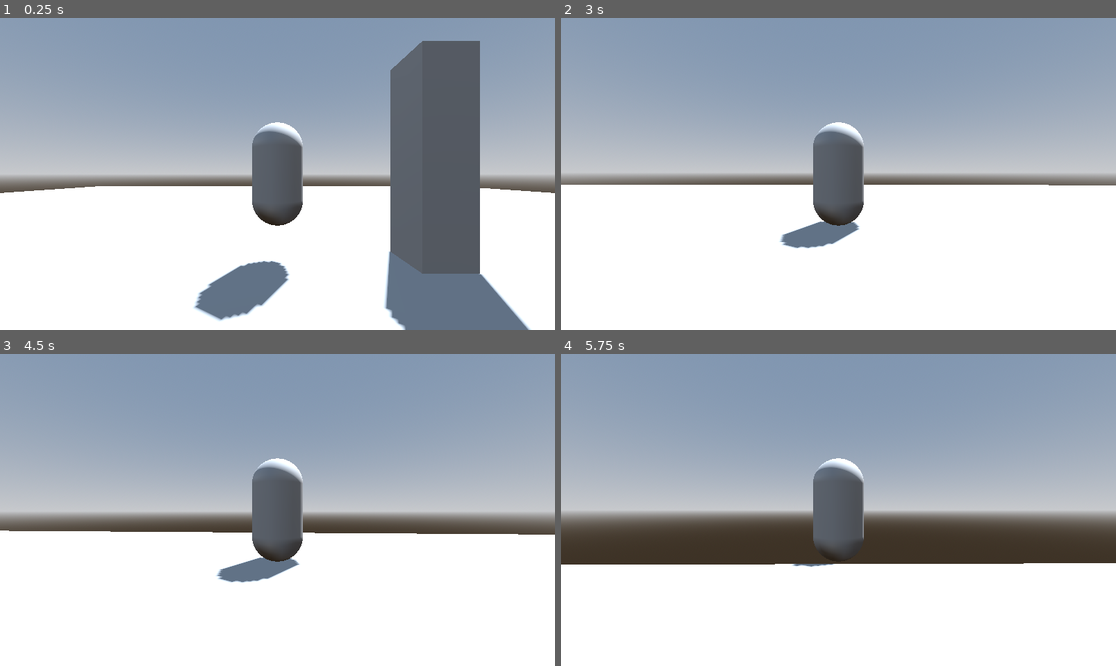
Above: before the commit, frames 1-4 (two rows, left to right).
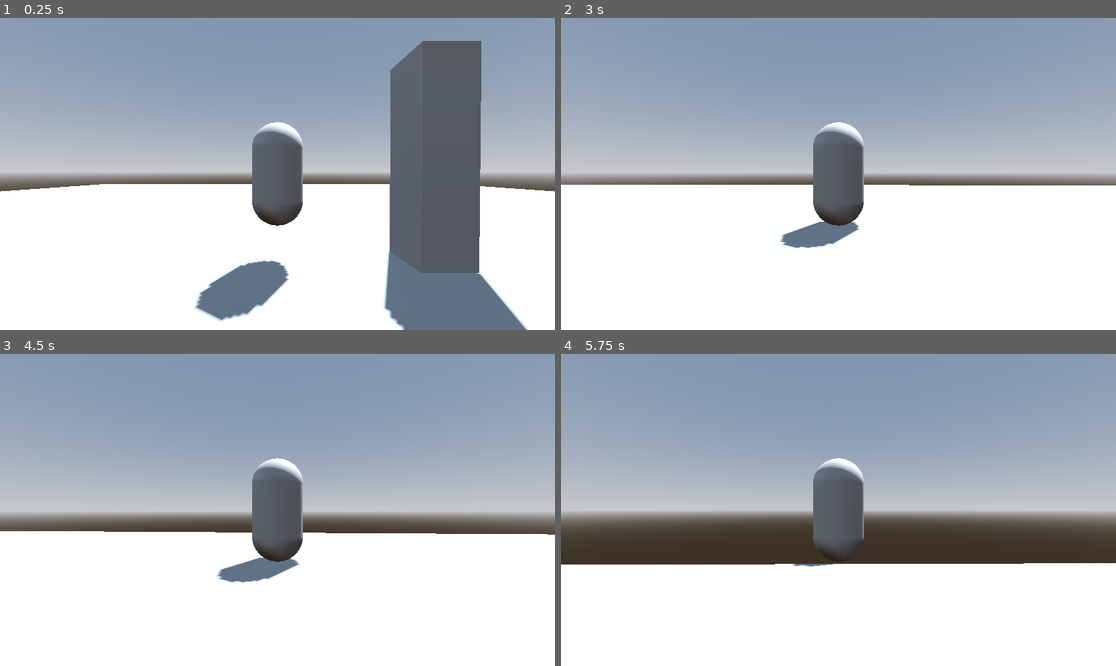
Above: after the commit, the same moments.

Repository: indrian16/learn-godot-3d-rpg-action
Game: Godot game, scene res://levels/level.tscn
Same seed, same stepped clock (60 frames per second), same inputs: the game is played once before the commit and once after it.
Inputs (mouse positions are in pixels of both pictures, inside the frame that each line leads up to):
- Up to frame 1 (0.25 s): no input
- Up to frame 2 (3 s): tap Enter (ui_accept) at 0.5, 0.77, 1.52 s; move the mouse to (866, 174) at 0.52 s; hold W (move_forward) from 0.53 s (still down); move the mouse to (810, 174) at 1.27 s; move the mouse to (849, 167) at 2.02 s; move the mouse to (832, 180) at 2.77 s
- Up to frame 3 (4.5 s): keep holding W (move_forward); tap Enter (ui_accept) at 3.02, 3.77 s; move the mouse to (316, 513) at 3.52 s; move the mouse to (233, 506) at 4.27 s
- Up to frame 4 (5.75 s): keep holding W (move_forward); tap Enter (ui_accept) at 4.52 s; move the mouse to (844, 510) at 5.02 s

The runs differ from the first frame. In frame 1, 1.7% of the frame differs, in the area x 0-100%, y 7-100%; in frame 2, less than 0.1%; in frame 3, less than 0.1%; in frame 4, less than 0.1%.

Commit message:
make smooth gesture camera

Diff:
--- a/player/player.gd
+++ b/player/player.gd
@@ -52,7 +52,8 @@
 	horizontal_pivot.rotate_y(_look.x)
 	vertical_pivot.rotate_x(_look.y)
 
-	vertical_pivot.rotation.x = clampf(vertical_pivot.rotation.x, deg_to_rad(min_boundary), deg_to_rad(max_boundary))
-
-	$SpringArm3D.global_transform = vertical_pivot.global_transform
+	vertical_pivot.rotation.x = clampf(
+		vertical_pivot.rotation.x,
+		deg_to_rad(min_boundary), deg_to_rad(max_boundary)
+		)
 	_look = Vector2.ZERO
--- a/player/player.tscn
+++ b/player/player.tscn
@@ -1,6 +1,7 @@
-[gd_scene load_steps=5 format=3 uid="uid://dupfsi0rcyijy"]
+[gd_scene load_steps=6 format=3 uid="uid://dupfsi0rcyijy"]
 
 [ext_resource type="Script" path="res://player/player.gd" id="1_4wf0e"]
+[ext_resource type="Script" path="res://player/smooth_camera_arm.gd" id="2_jonba"]
 
 [sub_resource type="CapsuleShape3D" id="CapsuleShape3D_7d1g4"]
 
@@ -18,16 +19,17 @@
 mesh = SubResource("CapsuleMesh_3sini")
 skeleton = NodePath("../CollisionShape3D")
 
-[node name="SpringArm3D" type="SpringArm3D" parent="."]
+[node name="SmoothCameraArm" type="SpringArm3D" parent="." node_paths=PackedStringArray("target")]
 transform = Transform3D(1, 0, 0, 0, 0.906308, 0.422618, 0, -0.422618, 0.906308, 0, 0, 0)
 shape = SubResource("SeparationRayShape3D_qalps")
 spring_length = 4.0
+script = ExtResource("2_jonba")
+target = NodePath("../HorizontalPivot/VerticalPivot")
 
-[node name="Camera3D" type="Camera3D" parent="SpringArm3D"]
-transform = Transform3D(1, 0, 0, 0, 1, 0, 0, 0, 1, 0, 0, 0)
+[node name="Camera3D" type="Camera3D" parent="SmoothCameraArm"]
 
 [node name="HorizontalPivot" type="Node3D" parent="."]
 
 [node name="VerticalPivot" type="Node3D" parent="HorizontalPivot"]
 
-[connection signal="ready" from="SpringArm3D" to="." method="_on_spring_arm_3d_ready"]
+[connection signal="ready" from="SmoothCameraArm" to="." method="_on_spring_arm_3d_ready"]
--- /dev/null
+++ b/player/smooth_camera_arm.gd
@@ -0,0 +1,10 @@
+extends SpringArm3D
+
+@export var target: Node3D
+@export var decay: float = 15.0
+
+func _physics_process(delta: float) -> void:
+	global_transform = global_transform.interpolate_with(
+		target.global_transform,
+		1.0 - exp(-decay * delta),
+	)
